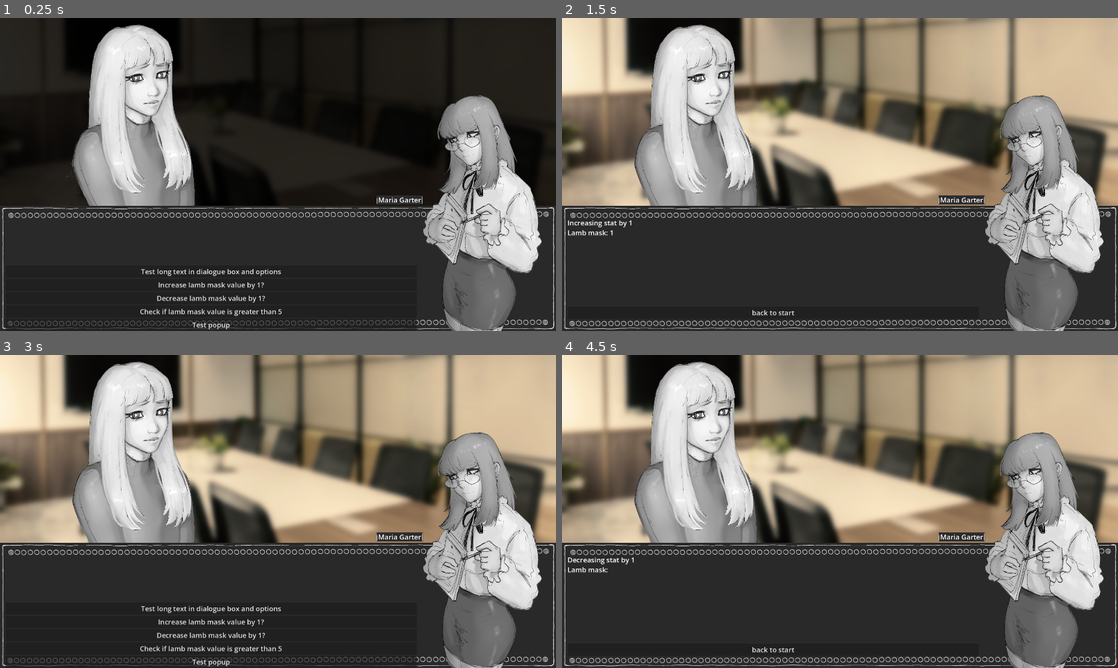
Above: before the commit, frames 1-4 (two rows, left to right).
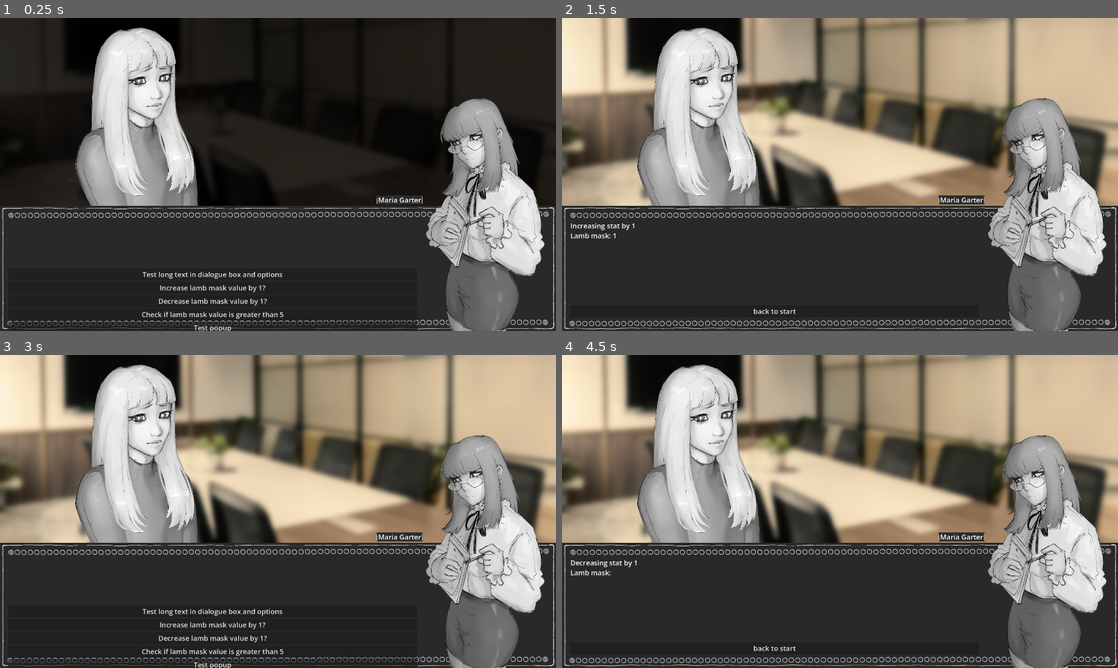
Above: after the commit, the same moments.

Repository: Kaselli/GGJ2026
Game: Godot game, scene res://scenes/game/bk_scene.tscn
Same seed, same stepped clock (60 frames per second), same inputs: the game is played once before the commit and once after it.
Inputs (mouse positions are in pixels of both pictures, inside the frame that each line leads up to):
- Up to frame 1 (0.25 s): no input
- Up to frame 2 (1.5 s): click "Increase lamb mask value by 1?" at 0.5 s; move the mouse to (962, 158) at 1.27 s; press the mouse at (962, 158) at 1.28 s
- Up to frame 3 (3 s): tap Enter at 2 s; move the mouse to (166, 527) at 2.02 s; release the mouse at (166, 527) at 2.03 s; click (166, 527) at 2.1 s; click "back to start" at 2.75 s
- Up to frame 4 (4.5 s): click "Decrease lamb mask value by 1?" at 3.5 s; tap Space at 4.25 s; move the mouse to (895, 442) at 4.27 s; press the mouse at (895, 442) at 4.28 s

The runs differ from the first frame. In frame 1, 7.5% of the frame differs, in the area x 1-98%, y 2-100%; in frame 2, 6.4%; in frame 3, 7.5%; in frame 4, 6.4%.

Commit message:
reset JSON in botfriend scene & fixed textbox padding

Diff:
--- a/scenes/game/boyfriend_scene.tscn
+++ b/scenes/game/boyfriend_scene.tscn
@@ -4,6 +4,7 @@
 [ext_resource type="Texture2D" uid="uid://b5mlalfekxp8" path="res://assets/sprites/bg/bg_boyfriend.png" id="2_8qlce"]
 [ext_resource type="Texture2D" uid="uid://cx3yywgburp4q" path="res://assets/sprites/boyfriend_base.png" id="2_latpp"]
 [ext_resource type="Texture2D" uid="uid://x8p6acsa3hly" path="res://assets/sprites/npc_ggjmask_rabbit.png" id="3_8qlce"]
+[ext_resource type="JSON" path="res://dialogue/phase2_dialogue.json" id="3_o8sr8"]
 
 [node name="boyfriend_scene" type="Node2D" unique_id=1160732937]
 
@@ -13,6 +14,7 @@
 texture = ExtResource("2_8qlce")
 
 [node name="DialogueBox" parent="GameScene/CanvasLayer/Panel" parent_id_path=PackedInt32Array(2107874921, 619500761) index="2" unique_id=802478050]
+dialogue = ExtResource("3_o8sr8")
 next_scene_path = "res://scenes/game/priest_scene.tscn"
 
 [node name="LeftSprite" parent="GameScene/CanvasLayer/Panel/DialogueBox/SpriteHandler" parent_id_path=PackedInt32Array(2107874921, 753496223) index="0" unique_id=295544699]
--- a/scenes/game_scene.tscn
+++ b/scenes/game_scene.tscn
@@ -177,10 +177,10 @@
 [node name="DialogueBox" type="VBoxContainer" parent="CanvasLayer/Panel" unique_id=802478050]
 layout_mode = 1
 anchors_preset = -1
-anchor_left = 0.01
-anchor_top = 0.097
+anchor_left = 0.015
+anchor_top = 0.12
 anchor_right = 0.75
-anchor_bottom = 0.903
+anchor_bottom = 0.891
 size_flags_vertical = 8
 script = ExtResource("1_ycayy")
 dialogue = ExtResource("2_bw6k5")
